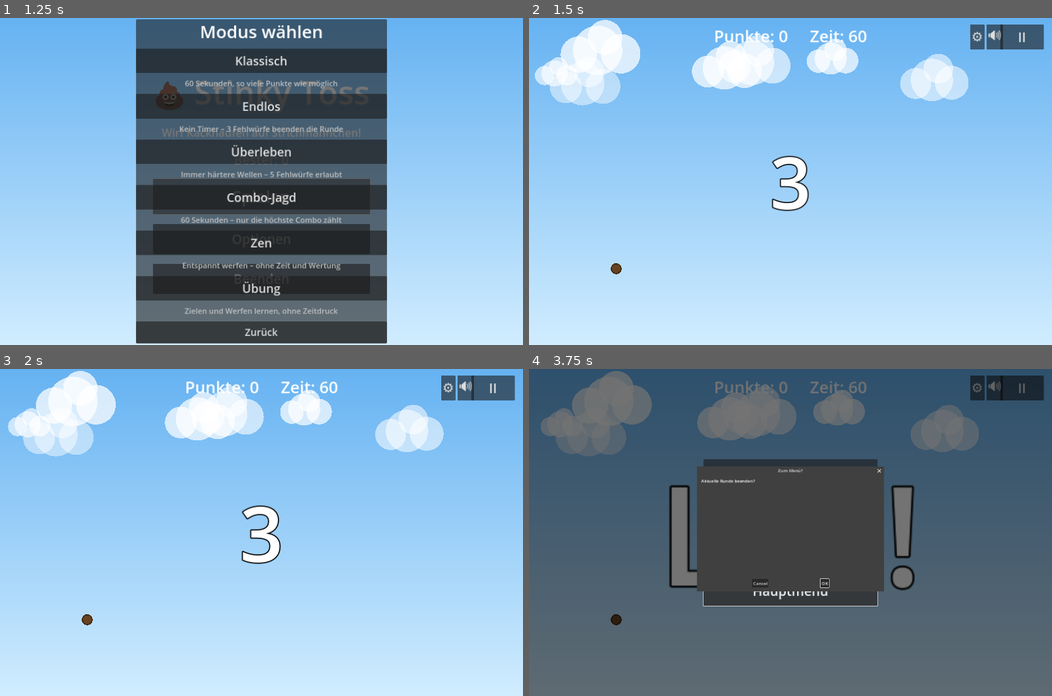
Above: before the commit, frames 1-4 (two rows, left to right).
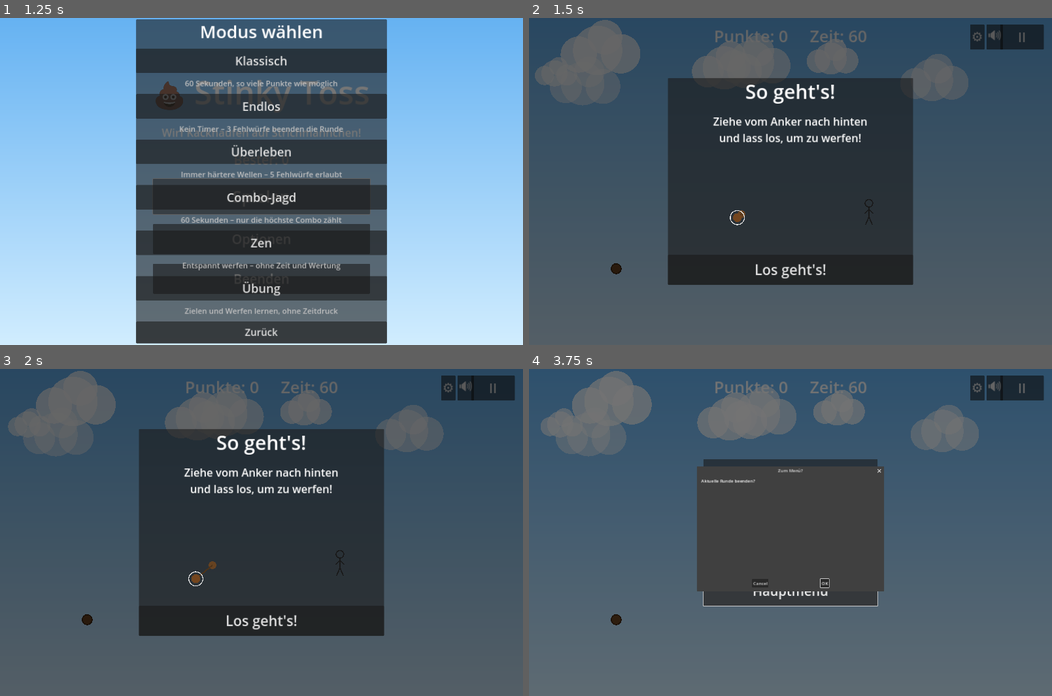
Above: after the commit, the same moments.

Repository: vCodeAI193/MrPoopsFace
Game: Godot game, scene res://scenes/MainMenu.tscn
Two runs of this game, one before a commit and one after it. Both use one fixed random seed, a clock stepped at 60 frames per second and the inputs below.
Inputs (mouse positions are in pixels of both pictures, inside the frame that each line leads up to):
- Up to frame 1 (1.25 s): click "Spielen" at 0.5 s
- Up to frame 2 (1.5 s): click "Klassisch" at 1.25 s
- Up to frame 3 (2 s): no input
- Up to frame 4 (3.75 s): click (790, 620) at 2 s, where only the run after the commit has a clickable "Los geht's!"; click "II" at 2.75 s; click "Hauptmenü" at 3.5 s

Frame 1 is identical in both runs. In frame 2, 100% of the frame differs, in the area x 0-100%, y 0-100%; in frame 3, 100%; in frame 4, 2.5%.

Commit message:
Add ship-essentials: first-run tutorial, Android lifecycle, export polish, decal cap
- F162: First-run tutorial overlay (scenes/Tutorial.tscn + scripts/Tutorial.gd) with a looping procedural drag-and-release demo (rubber band, flying poop, target stick figure); shown once before the countdown, persisted via tutorial_seen in the ConfigFile save
- Android lifecycle: Main handles NOTIFICATION_APPLICATION_FOCUS_OUT/PAUSED by auto-opening the pause menu mid-round; back button (NOTIFICATION_WM_GO_BACK_REQUEST) opens pause in-game and a quit confirmation dialog in the main menu; quit_on_go_back disabled in project.godot
- Export polish: vibrate permission enabled in export_presets.cfg (needed for F157/F166 haptics), package renamed to com.vcodeai.stinkytoss, README gains Android export steps and on-device behavior notes
- Performance: splat decals join a "splat_decal" group and are capped at 12 - the oldest is freed before spawning a new one

Co-Authored-By: Claude Fable 5 <noreply@anthropic.com>
Claude-Session: https://claude.ai/code/session_01Y4LgaJYXTrxRBXMj8yC8ci

Diff:
--- a/project.godot
+++ b/project.godot
@@ -11,6 +11,9 @@
 run/main_scene="res://scenes/MainMenu.tscn"
 config/features=PackedStringArray("4.3", "Forward Plus")
 config/icon="res://icon.svg"
+; Android-Zurück-Taste beendet die App nicht mehr direkt;
+; Main/MainMenu behandeln NOTIFICATION_WM_GO_BACK_REQUEST selbst
+config/quit_on_go_back=false
 boot_splash/bg_color=Color(0.53, 0.81, 0.92, 1)
 
 [autoload]
--- a/scenes/Main.tscn
+++ b/scenes/Main.tscn
@@ -6,6 +6,7 @@
 [ext_resource type="PackedScene" uid="uid://e0gameover0screen0" path="res://scenes/GameOver.tscn" id="4_over"]
 [ext_resource type="PackedScene" uid="uid://p0pausemenu0overlay0" path="res://scenes/PauseMenu.tscn" id="5_pause"]
 [ext_resource type="PackedScene" uid="uid://s0settings0overlay00" path="res://scenes/Settings.tscn" id="6_settings"]
+[ext_resource type="PackedScene" uid="uid://t0tutorial0overlay00" path="res://scenes/Tutorial.tscn" id="7_tutorial"]
 
 [sub_resource type="Gradient" id="Gradient_sky"]
 offsets = PackedFloat32Array(0, 1)
@@ -175,4 +176,6 @@
 
 [node name="Settings" parent="." instance=ExtResource("6_settings")]
 
+[node name="Tutorial" parent="." instance=ExtResource("7_tutorial")]
+
 [node name="GameOver" parent="." instance=ExtResource("4_over")]
--- /dev/null
+++ b/scenes/Tutorial.tscn
@@ -0,0 +1,42 @@
+[gd_scene load_steps=2 format=3 uid="uid://t0tutorial0overlay00"]
+
+[ext_resource type="Script" path="res://scripts/Tutorial.gd" id="1_tutorial"]
+
+[node name="Tutorial" type="CanvasLayer"]
+layer = 12
+script = ExtResource("1_tutorial")
+
+[node name="Dim" type="ColorRect" parent="."]
+anchor_right = 1.0
+anchor_bottom = 1.0
+color = Color(0, 0, 0, 0.6)
+
+[node name="Center" type="CenterContainer" parent="."]
+anchor_right = 1.0
+anchor_bottom = 1.0
+
+[node name="Panel" type="PanelContainer" parent="Center"]
+custom_minimum_size = Vector2(900, 760)
+
+[node name="VBox" type="VBoxContainer" parent="Center/Panel"]
+theme_override_constants/separation = 30
+alignment = 1
+
+[node name="Title" type="Label" parent="Center/Panel/VBox"]
+text = "So geht's!"
+horizontal_alignment = 1
+theme_override_font_sizes/font_size = 72
+
+[node name="HintLabel" type="Label" parent="Center/Panel/VBox"]
+text = "Ziehe vom Anker nach hinten
+und lass los, um zu werfen!"
+horizontal_alignment = 1
+theme_override_font_sizes/font_size = 40
+
+[node name="Demo" type="Control" parent="Center/Panel/VBox"]
+custom_minimum_size = Vector2(0, 340)
+
+[node name="StartButton" type="Button" parent="Center/Panel/VBox"]
+custom_minimum_size = Vector2(0, 110)
+text = "Los geht's!"
+theme_override_font_sizes/font_size = 52
--- a/scripts/GameManager.gd
+++ b/scripts/GameManager.gd
@@ -73,6 +73,7 @@
 var screen_shake_enabled: bool = true          ## Bildschirm-Erschütterung an/aus (F181)
 var reduced_motion: bool = false               ## Reduzierte Bewegung (F183)
 var vibration_strength: float = 1.0            ## Vibrationsstärke 0..1 (F166)
+var tutorial_seen: bool = false                ## Erst-Start-Tutorial schon gezeigt? (F162)
 
 var _music_player: AudioStreamPlayer           ## Spielt den Hintergrund-Loop (F134)
 
@@ -272,6 +273,7 @@
 	cfg.set_value("settings", "screen_shake_enabled", screen_shake_enabled)
 	cfg.set_value("settings", "reduced_motion", reduced_motion)
 	cfg.set_value("settings", "vibration_strength", vibration_strength)
+	cfg.set_value("settings", "tutorial_seen", tutorial_seen)
 	cfg.save(SAVE_PATH)
 
 
@@ -285,6 +287,7 @@
 		screen_shake_enabled = cfg.get_value("settings", "screen_shake_enabled", true)
 		reduced_motion = cfg.get_value("settings", "reduced_motion", false)
 		vibration_strength = cfg.get_value("settings", "vibration_strength", 1.0)
+		tutorial_seen = cfg.get_value("settings", "tutorial_seen", false)
 
 
 # --- Audio-Setup & Optionen (F134, F137, F142, F179, F187) ---
@@ -329,6 +332,12 @@
 
 ## Speichert die aktuellen Optionen (F179).
 func save_settings() -> void:
+	_save_game()
+
+
+## Merkt sich, dass das Erst-Start-Tutorial gezeigt wurde (F162).
+func mark_tutorial_seen() -> void:
+	tutorial_seen = true
 	_save_game()
 
 
--- a/scripts/Main.gd
+++ b/scripts/Main.gd
@@ -43,6 +43,7 @@
 @onready var _miss_label: Label = $HUD/TopBar/MissLabel
 @onready var _pause_menu: PauseMenu = $PauseMenu
 @onready var _settings: SettingsOverlay = $Settings
+@onready var _tutorial: TutorialOverlay = $Tutorial
 @onready var _settings_button: Button = $HUD/SettingsButton
 @onready var _camera: Camera2D = $Camera2D
 
@@ -152,8 +153,26 @@
 	add_child(wave_timer)
 	wave_timer.start()
 
+	# Erst-Start-Tutorial vor dem Countdown zeigen (F162)
+	if not GameManager.tutorial_seen:
+		_tutorial.show_tutorial()
+		await _tutorial.tutorial_closed
+		GameManager.mark_tutorial_seen()
+
 	# Countdown abspielen, dann die Runde starten (F117)
 	_run_countdown()
+
+
+## Android-Lebenszyklus: bei Fokusverlust (Anruf, Home-Button) automatisch
+## pausieren; die Zurück-Taste öffnet das Pause-Menü statt die App zu beenden.
+func _notification(what: int) -> void:
+	match what:
+		NOTIFICATION_APPLICATION_FOCUS_OUT, NOTIFICATION_APPLICATION_PAUSED:
+			if GameManager.game_active and not get_tree().paused:
+				_pause_menu.show_pause()
+		NOTIFICATION_WM_GO_BACK_REQUEST:
+			if not get_tree().paused:
+				_pause_menu.show_pause()
 
 
 func _process(delta: float) -> void:
--- a/scripts/MainMenu.gd
+++ b/scripts/MainMenu.gd
@@ -35,6 +35,23 @@
 	add_child(_ui_click_player)
 
 
+## Android-Zurück-Taste im Menü: offene Panels schließen, sonst Beenden-Dialog.
+func _notification(what: int) -> void:
+	if what != NOTIFICATION_WM_GO_BACK_REQUEST:
+		return
+	if _mode_center.visible:
+		_mode_center.visible = false
+		return
+	# Bestätigungsdialog vor dem Beenden (F120-Muster)
+	var dialog: ConfirmationDialog = ConfirmationDialog.new()
+	dialog.title = "Beenden?"
+	dialog.dialog_text = "Stinky Toss wirklich beenden?"
+	dialog.confirmed.connect(func() -> void: get_tree().quit())
+	dialog.canceled.connect(func() -> void: dialog.queue_free())
+	add_child(dialog)
+	dialog.popup_centered_ratio(0.35)
+
+
 ## Öffnet die Modus-Auswahl (F094).
 func _on_start_pressed() -> void:
 	_play_click_sound()
--- a/scripts/Projectile.gd
+++ b/scripts/Projectile.gd
@@ -62,8 +62,11 @@
 	if _splat_player.stream != null:
 		_splat_player.play()
 
-	# Schmierfleck-Decal am Boden (F015)
+	# Schmierfleck-Decal am Boden (F015); Limit gegen Ruckler auf Tablets
 	if body is StaticBody2D and SPLAT_DECAL_SCENE != null:
+		var decals: Array = get_tree().get_nodes_in_group("splat_decal")
+		if decals.size() >= 12:
+			decals[0].queue_free()             # ältestes Decal entfernen
 		var decal: Node2D = SPLAT_DECAL_SCENE.instantiate()
 		if get_parent():
 			get_parent().add_child(decal)
--- a/scripts/SplatDecal.gd
+++ b/scripts/SplatDecal.gd
@@ -7,6 +7,7 @@
 
 
 func setup(pos: Vector2, radius: float) -> void:
+	add_to_group("splat_decal")                # für das Decal-Limit (Performance)
 	global_position = pos
 	_radius = radius * randf_range(0.6, 1.1)
 	_splat_seed = randi()
--- /dev/null
+++ b/scripts/Tutorial.gd
@@ -0,0 +1,84 @@
+class_name TutorialOverlay
+extends CanvasLayer
+## Tutorial – Erst-Start-Erklärung der Schleuder-Steuerung (F162).
+## Zeigt eine animierte Zieh-und-Loslass-Demo in Schleife, bis der
+## Spieler auf "Los geht's!" tippt.
+
+signal tutorial_closed                         ## Wird beim Schließen gesendet
+
+@onready var _start_button: Button = $Center/Panel/VBox/StartButton
+@onready var _demo: Control = $Center/Panel/VBox/Demo
+
+var _ui_click_player: AudioStreamPlayer
+var _demo_phase: float = 0.0                   ## 0..1 ziehen, 1..2 fliegen
+
+
+func _ready() -> void:
+	visible = false
+	_start_button.pressed.connect(_on_start_pressed)
+	_demo.draw.connect(_draw_demo)
+
+	# Audio-Player für UI-Klicks (F136), über den SFX-Bus (F137/F142)
+	_ui_click_player = AudioStreamPlayer.new()
+	_ui_click_player.bus = "SFX"
+	add_child(_ui_click_player)
+
+
+func _process(delta: float) -> void:
+	if not visible:
+		return
+	# Demo-Schleife: 1,2s ziehen, 0,8s Flug, dann von vorn
+	_demo_phase = fmod(_demo_phase + delta, 2.0)
+	_demo.queue_redraw()
+
+
+## Zeigt das Tutorial-Overlay.
+func show_tutorial() -> void:
+	_demo_phase = 0.0
+	visible = true
+
+
+## Zeichnet die animierte Schleuder-Demo in das Demo-Control.
+func _draw_demo() -> void:
+	var size: Vector2 = _demo.size
+	var anchor: Vector2 = Vector2(size.x * 0.3, size.y * 0.65)
+	var drag_target: Vector2 = anchor + Vector2(-110, 90)
+
+	# Anker (wie beim Spieler)
+	_demo.draw_circle(anchor, 14.0, Color(0.4, 0.26, 0.13))
+
+	if _demo_phase < 1.2:
+		# Phase 1: Finger zieht den Haufen nach hinten unten
+		var t: float = _demo_phase / 1.2
+		var pos: Vector2 = anchor.lerp(drag_target, t)
+		# Gummiband
+		_demo.draw_line(anchor, pos, Color(0.3, 0.2, 0.1), 5.0)
+		# Kackhaufen
+		_demo.draw_circle(pos, 16.0, Color(0.45, 0.27, 0.12))
+		# Fingerkreis
+		_demo.draw_arc(pos, 26.0, 0, TAU, 24, Color(1, 1, 1, 0.85), 3.0)
+	else:
+		# Phase 2: Haufen fliegt in einer Parabel nach vorn oben
+		var t: float = (_demo_phase - 1.2) / 0.8
+		var vel: Vector2 = (anchor - drag_target) * 4.2
+		var pos: Vector2 = anchor + vel * t + Vector2(0, 340.0) * t * t
+		_demo.draw_circle(pos, 16.0, Color(0.45, 0.27, 0.12))
+
+	# Ziel-Strichmännchen rechts
+	var figure_x: float = size.x * 0.82
+	var ground_y: float = size.y * 0.72
+	var col: Color = Color(0.1, 0.1, 0.1)
+	_demo.draw_arc(Vector2(figure_x, ground_y - 64), 14.0, 0, TAU, 20, col, 4.0)
+	_demo.draw_line(Vector2(figure_x, ground_y - 50), Vector2(figure_x, ground_y - 14), col, 4.0)
+	_demo.draw_line(Vector2(figure_x, ground_y - 42), Vector2(figure_x - 16, ground_y - 26), col, 4.0)
+	_demo.draw_line(Vector2(figure_x, ground_y - 42), Vector2(figure_x + 16, ground_y - 26), col, 4.0)
+	_demo.draw_line(Vector2(figure_x, ground_y - 14), Vector2(figure_x - 12, ground_y + 14), col, 4.0)
+	_demo.draw_line(Vector2(figure_x, ground_y - 14), Vector2(figure_x + 12, ground_y + 14), col, 4.0)
+
+
+## Schließt das Tutorial und meldet das dem Aufrufer.
+func _on_start_pressed() -> void:
+	_ui_click_player.stream = SoundGen.click()
+	_ui_click_player.play()
+	visible = false
+	tutorial_closed.emit()
Not shown, changed: export_presets.cfg
Not shown: 1 places in scenes/Main.tscn that only renumber resources
Not shown, changed: BACKLOG.md
Not shown, changed: README.md
